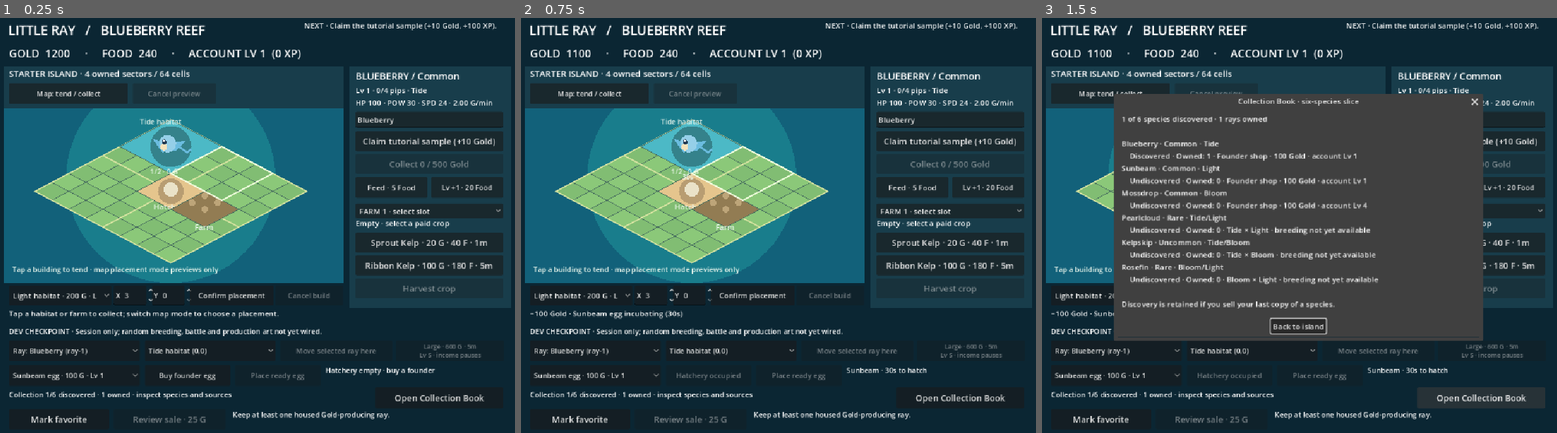
Above: before the commit, frames 1-3 (left to right).
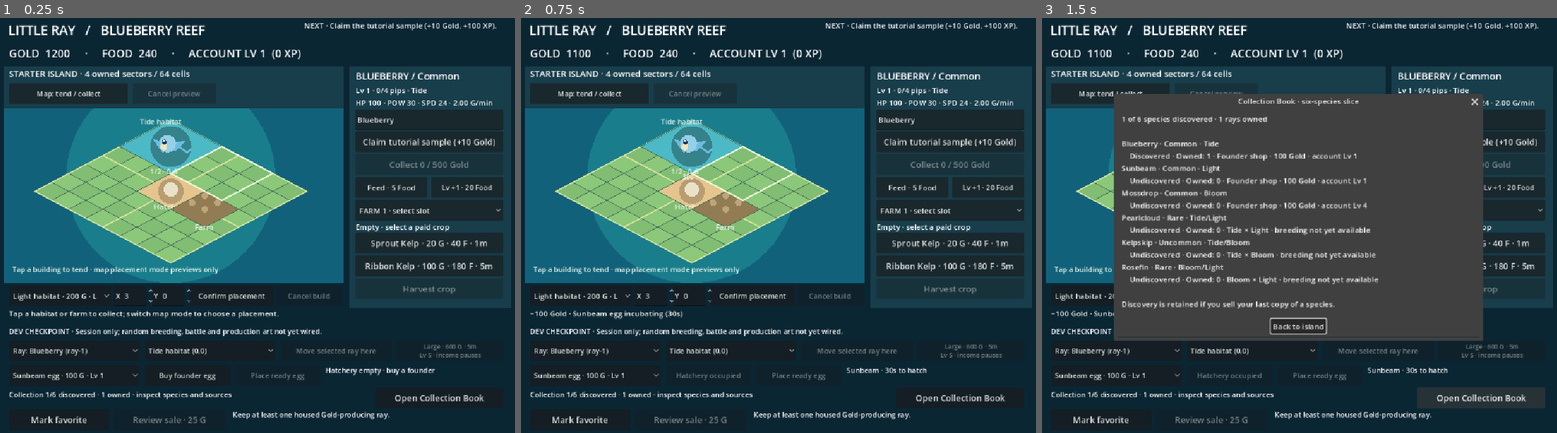
Above: after the commit, the same moments.

Repository: hazelfjeld/Swarm-Autonomous-Game-Design
Game: Godot game, scene res://main.tscn
The game is run twice, just before and just after one commit, with the same random seed, the same clock (stepped at 60 frames per second) and the same inputs.
Inputs:
- Up to frame 1 (0.25 s): no input
- Up to frame 2 (0.75 s): click "Buy founder egg" at 0.5 s
- Up to frame 3 (1.5 s): click "Open Collection Book" at 1.25 s

The runs differ from the first frame. In frame 1, 1.9% of the frame differs, in the area x 2-98%, y 22-98%; in frame 2, 1.9%; in frame 3, 0.7%.

Commit message:
GAMEPLAY-002: enlarge desktop city control targets and assert live bounds

Diff:
--- a/game/city_checkpoint/city_view.gd
+++ b/game/city_checkpoint/city_view.gd
@@ -9,6 +9,8 @@
 const EXPANDED_MAP_ZOOM: float = 0.72
 const GOLD_MARKER_OFFSET := Vector2(41, -33)
 const GOLD_MARKER_RADIUS: float = 14.0
+# Native design units; the served CSS transform must be verified separately.
+const MIN_CONTROL_TARGET: float = 44.0
 var city = Model.new()
 var adapter = Adapter.new()
 # Optional architect-owned session, injected before this view enters the tree.
@@ -92,7 +94,7 @@
 	var item := Button.new()
 	item.text = value
 	item.position = position_
-	item.size = Vector2(310, 42)
+	item.size = Vector2(310, MIN_CONTROL_TARGET)
 	item.add_theme_font_size_override("font_size", 18)
 	item.pressed.connect(action)
 	add_child(item)
@@ -117,8 +119,8 @@
 	ray_title = label_at("BLUEBERRY  /  TIDE · COMMON", Vector2(758, 116), Vector2(320, 30), 20)
 	ray_info = label_at("", Vector2(758, 148), Vector2(320, 50), 16)
 	name_edit = LineEdit.new()
-	name_edit.position = Vector2(758, 205)
-	name_edit.size = Vector2(310, 34)
+	name_edit.position = Vector2(758, 200)
+	name_edit.size = Vector2(310, MIN_CONTROL_TARGET)
 	name_edit.max_length = 24
 	name_edit.text = city.nickname
 	name_edit.text_submitted.connect(func(value: String): act("rename", selected_ray + ":" + value))
@@ -132,11 +134,11 @@
 	level_button.size = Vector2(151, 44)
 	level_button.add_theme_font_size_override("font_size", 15)
 	farm_choice = OptionButton.new()
-	farm_choice.position = Vector2(758, 398)
-	farm_choice.size = Vector2(310, 28)
+	farm_choice.position = Vector2(758, 390)
+	farm_choice.size = Vector2(310, MIN_CONTROL_TARGET)
 	farm_choice.item_selected.connect(choose_farm)
 	add_child(farm_choice)
-	farm_info = label_at("", Vector2(758, 427), Vector2(320, 25), 16)
+	farm_info = label_at("", Vector2(758, 435), Vector2(320, 22), 16)
 	plant_short = button_at("Sprout Kelp · 20 G · 40 F · 1m", Vector2(758, 459), func(): act("plant", selected_farm + ":sprout"))
 	plant_long = button_at("Ribbon Kelp · 100 G · 180 F · 5m", Vector2(758, 507), func(): act("plant", selected_farm + ":ribbon"))
 	harvest_button = button_at("Harvest crop", Vector2(758, 555), func(): act("harvest", selected_farm))
@@ -144,15 +146,15 @@
 	build_choice.position = Vector2(30, 570)
 	build_choice.fit_to_longest_item = false
 	build_choice.clip_text = true
-	build_choice.size = Vector2(215, 42)
+	build_choice.size = Vector2(215, MIN_CONTROL_TARGET)
 	add_child(build_choice)
 	coordinate_x = coordinate_at(Vector2(250, 570), "X ", 3)
 	coordinate_y = coordinate_at(Vector2(330, 570), "Y ", 0)
 	build_button = button_at("Confirm placement", Vector2(410, 570), place_selected)
-	build_button.size = Vector2(174, 42)
+	build_button.size = Vector2(174, MIN_CONTROL_TARGET)
 	build_button.add_theme_font_size_override("font_size", 15)
 	cancel_build_button = button_at("Cancel build", Vector2(590, 570), func(): act("cancel_build", ""))
-	cancel_build_button.size = Vector2(142, 42)
+	cancel_build_button.size = Vector2(142, MIN_CONTROL_TARGET)
 	cancel_build_button.add_theme_font_size_override("font_size", 15)
 	map_mode_button = button_at("Map: tend / collect", Vector2(30, 145), toggle_map_mode)
 	map_mode_button.size = Vector2(250, 44)
@@ -195,9 +197,9 @@
 	collection_dialog.ok_button_text = "Back to island"
 	add_child(collection_dialog)
 	favorite_button = button_at("Mark favorite", Vector2(30, 830), func(): act("set_favorite", selected_ray + (",0" if city.individuals[selected_ray].get("favorite", false) else ",1")))
-	favorite_button.size = Vector2(210, 42)
+	favorite_button.size = Vector2(210, MIN_CONTROL_TARGET)
 	sell_button = button_at("Review sale", Vector2(250, 830), preview_sale)
-	sell_button.size = Vector2(235, 42)
+	sell_button.size = Vector2(235, MIN_CONTROL_TARGET)
 	sale_note = label_at("", Vector2(500, 830), Vector2(570, 42), 15)
 	sale_note.autowrap_mode = TextServer.AUTOWRAP_WORD_SMART
 	sale_dialog = ConfirmationDialog.new()
@@ -311,7 +313,7 @@
 func coordinate_at(at: Vector2, prefix_text: String, initial: int) -> SpinBox:
 	var field := SpinBox.new()
 	field.position = at
-	field.size = Vector2(76, 42)
+	field.size = Vector2(76, MIN_CONTROL_TARGET)
 	field.min_value = 0
 	field.max_value = 7
 	field.step = 1
@@ -1022,6 +1024,22 @@
 					return false
 	return true
 
+func desktop_control_targets_ok() -> bool:
+	# Test actual rectangles after theme minimums and layout have settled.
+	# This is a native desktop fixture, not a claim about CSS or touch hardware.
+	var controls: Array[Control] = [name_edit, sample_button, collect_button, feed_button, level_button, farm_choice, plant_short, plant_long, harvest_button, build_choice, coordinate_x, coordinate_y, build_button, cancel_build_button, map_mode_button, cancel_preview_button, ray_choice, habitat_choice, move_ray_button, upgrade_button, shop_choice, buy_button, place_egg_button, collection_button, favorite_button, sell_button]
+	var bounds := get_viewport_rect()
+	for i in range(controls.size()):
+		var rect := controls[i].get_global_rect()
+		if rect.size.x < MIN_CONTROL_TARGET or rect.size.y < MIN_CONTROL_TARGET or not bounds.encloses(rect):
+			push_error("City desktop control target too small or clipped: %s" % controls[i].name)
+			return false
+		for j in range(i):
+			if rect.intersects(controls[j].get_global_rect()):
+				push_error("City desktop controls overlap: %s / %s" % [controls[i].name, controls[j].name])
+				return false
+	return true
+
 func capture_fixture(directory: String) -> void:
 	# CI-only native GUI fixture; no acceleration in normal play.
 	await get_tree().process_frame
@@ -1029,6 +1047,10 @@
 	if get_viewport().get_texture().get_image().save_png(directory + "/01-opening.png") != OK:
 		get_tree().quit(1)
 		return
+	if not desktop_control_targets_ok():
+		get_tree().quit(1)
+		return
+	print("CITY_DESKTOP_TARGETS_PASS: 26 native control bounds at least 44 units, inside viewport, pairwise non-overlapping")
 	if not map_layout_fixture_ok():
 		push_error("Opening map header or cell projection regression")
 		get_tree().quit(1)
